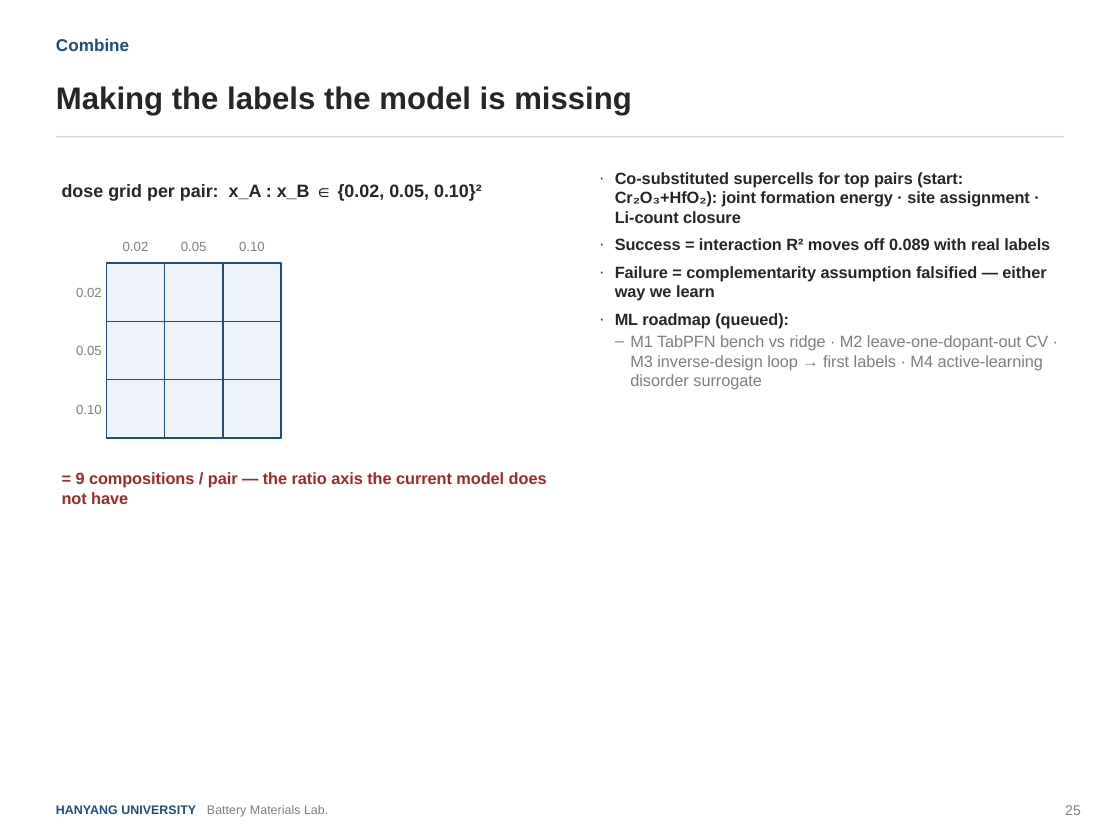
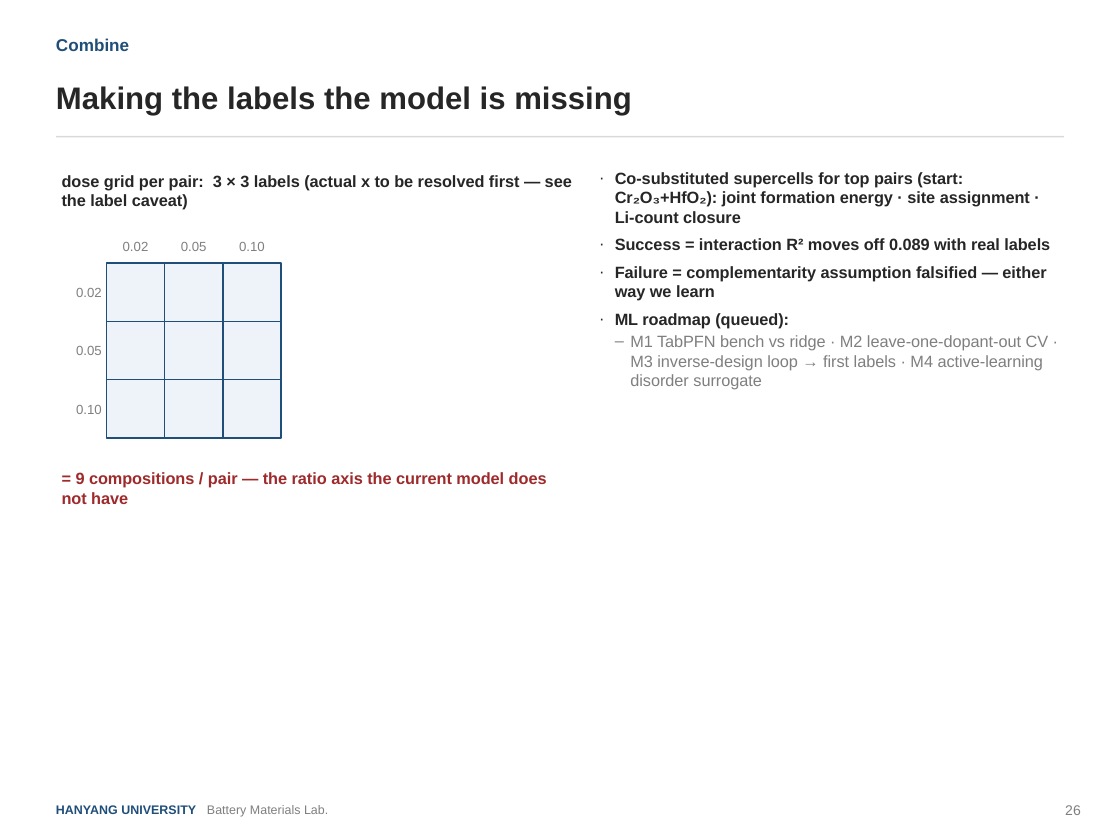
Before and after one commit to yonghoon7153-source/Yonghoon-DEM-DFT, a slide deck: slide 26 of kb/seminars/Research_Seminar_2026_08_v3.pptx (slide 25 before the commit). Drawn at 1120x840 pixels with LibreOffice and Linux fonts; fonts in the diff are those of the drawing. Boxes give left, top, right and bottom in pixels: in the first picture for what was removed or moved away, otherwise in the second. Text is boxed around its words. In the diff, an @@ line names an element or a change of style, - is before the commit and + after.

```diff
--- a/kb/seminars/Research_Seminar_2026_08_v3.pptx
+++ b/kb/seminars/Research_Seminar_2026_08_v3.pptx
@@ text at (62,175,572,210): text changed; size 11.5 to 10.5 pt @@
-dose grid per pair: x_A : x_B ∈ {0.02, 0.05, 0.10}²
+dose grid per pair: 3 × 3 labels (actual x to be resolved first — see the label caveat)
```
Also in this commit, not shown: 25 other slides changed, 2 slides added, 21 other files.
